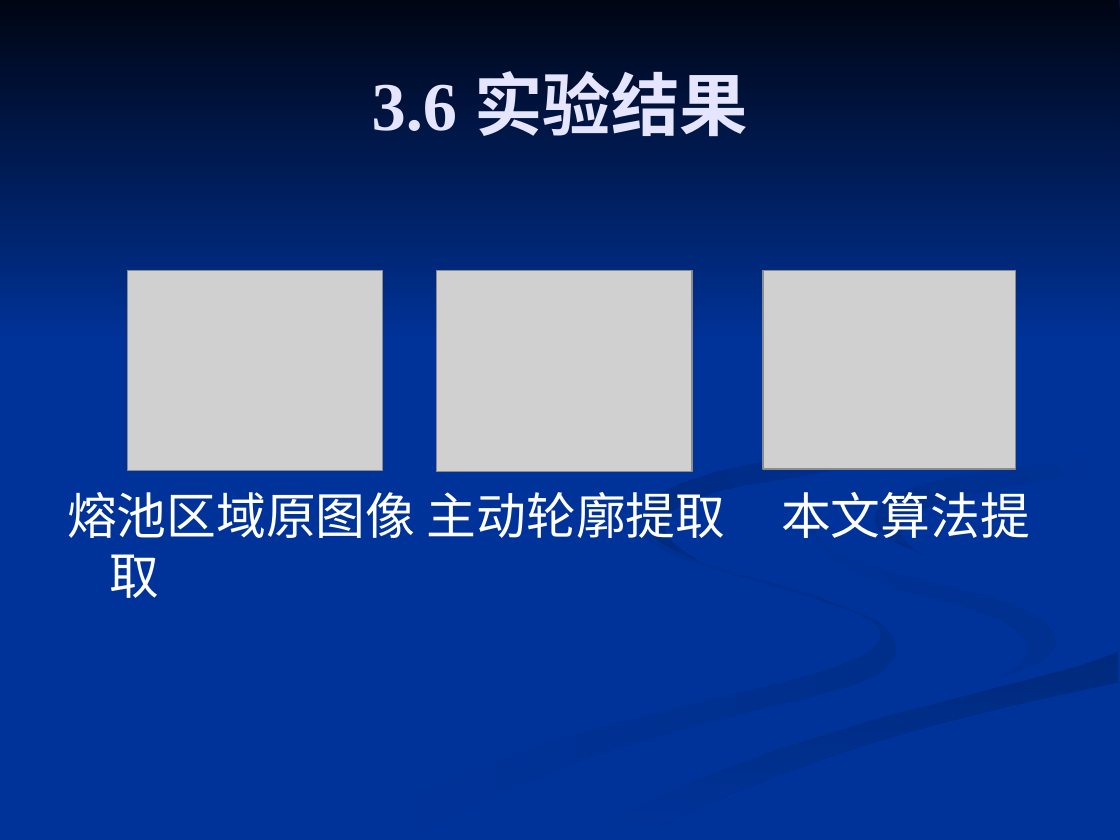
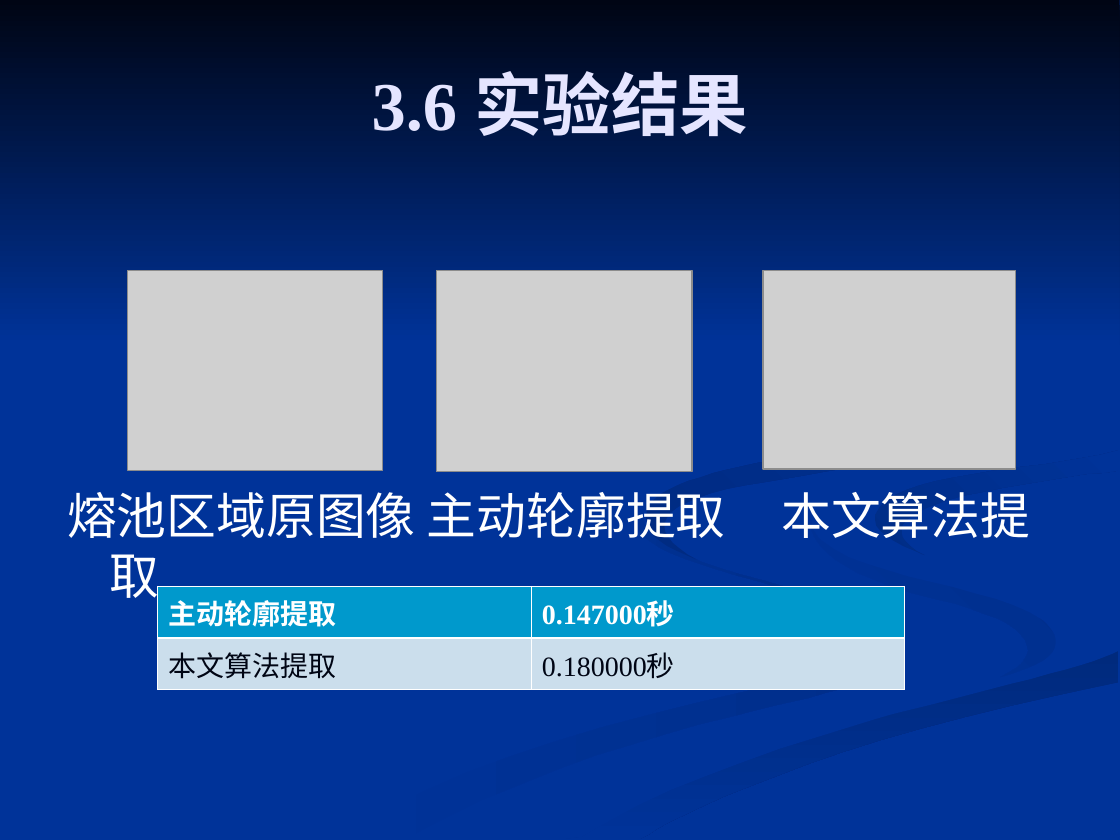
Before and after one commit to 61--/weiyanmin, a slide deck: slide 16 of 工程硕士/基于被动光的管道打底MIG焊焊缝图像处理算法的研究.ppt. Drawn at 1120x840 pixels with LibreOffice and Linux fonts; fonts in the diff are those of the drawing; grey boxes stand for pictures. Boxes give left, top, right and bottom in pixels: in the first picture for what was removed or moved away, otherwise in the second. Text is boxed around its words. In the diff, an @@ line names an element or a change of style, - is before the commit and + after.

```diff
--- a/工程硕士/基于被动光的管道打底MIG焊焊缝图像处理算法的研究.ppt
+++ b/工程硕士/基于被动光的管道打底MIG焊焊缝图像处理算法的研究.ppt
@@ freeform shape at (534,433,1119,839): outline redrawn @@
@@ freeform shape at (336,514,896,839): fill gradient #002E8B to #003399 to gradient #003399 to #002E8B; outline redrawn @@
@@ freeform shape at (811,520,1056,678): fill gradient #002E8B to #003399 to gradient #003399 to #002E8B; outline redrawn @@
@@ table added at (158,586,904,683), 2 rows, 2 columns @@
+主动轮廓提取 | 0.147000秒
+本文算法提取 | 0.180000秒
@@ freeform shape at (563,651,1118,839): outline redrawn @@
```
Also in this commit, not shown: 31 other slides changed.
